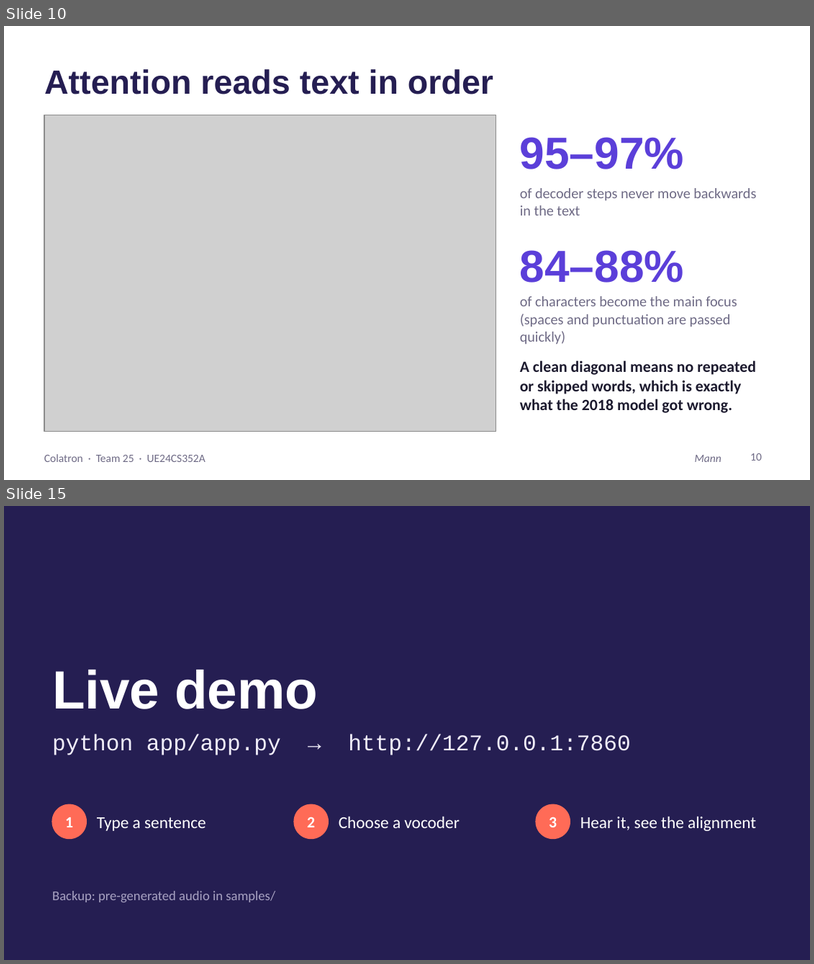
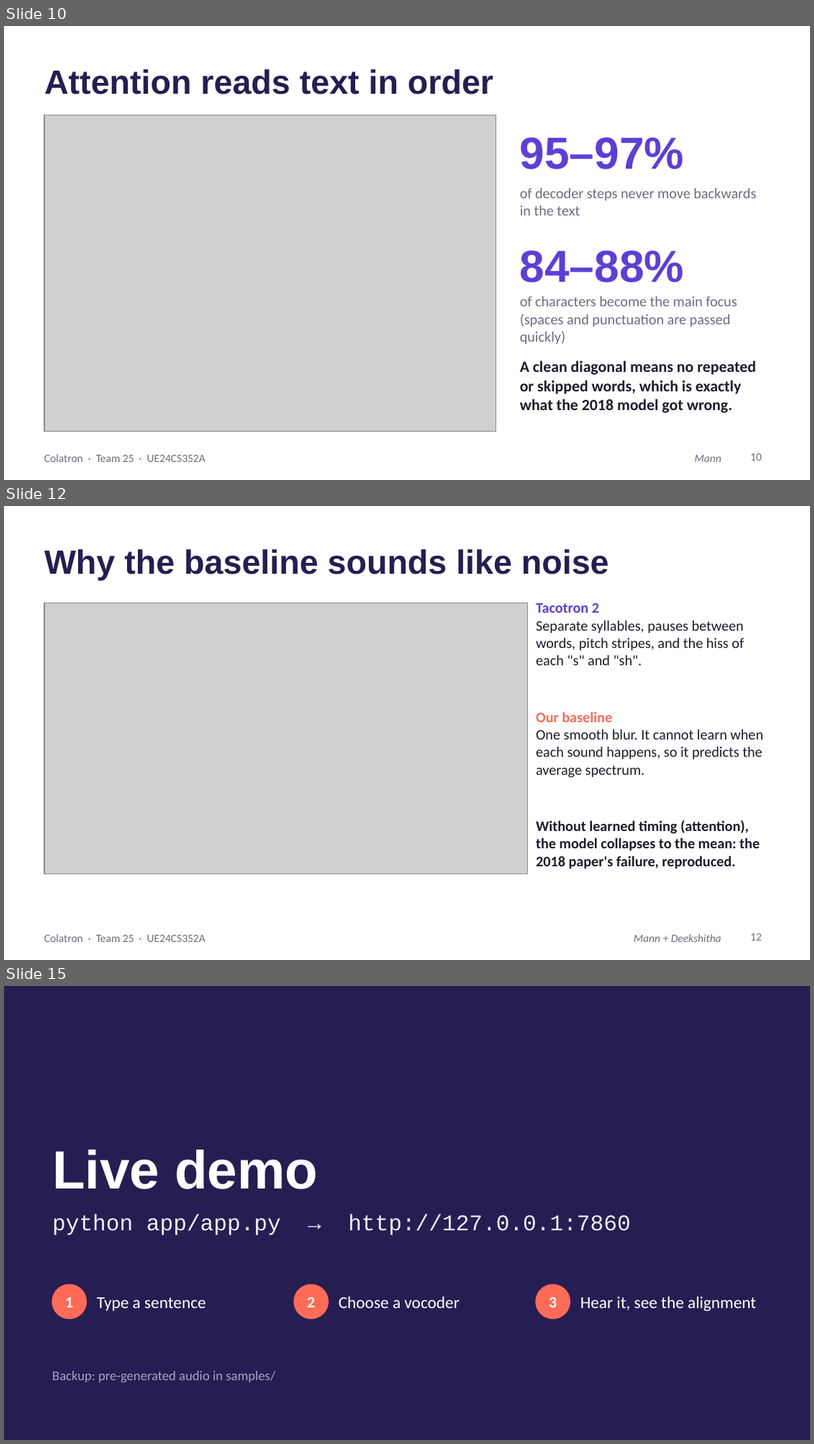
Before and after one commit to Mann0801/colatron-tts, a slide deck: report/Colatron_Slides.pptx. Shown one above the other, each under a label of ours: slides 10 and 15 before the commit, slides 10, 12 and 15 after it; the slides between them are not shown. The pictures are 814x964 and 814x1444 pixels, drawn with LibreOffice and Linux fonts; fonts in the diff are those of the drawing; grey boxes stand for pictures. Boxes give left, top, right and bottom in pixels: in the first picture for what was removed or moved away, otherwise in the second. Text is boxed around its words. In the diff, an @@ line names an element or a change of style, - is before the commit and + after.

Commit message:
Drop unverified MOS results; add baseline vs main mel comparison

```diff
--- a/report/Colatron_Slides.pptx
+++ b/report/Colatron_Slides.pptx
@@ slide 12 added at bbox=[4, 506, 810, 960], background #FFFFFF; not listed: 1 template element that a slide beside it also shows @@
@@ title added at bbox=[44, 549, 610, 580], 30 pt, text #251E52, bold @@
+Why the baseline sounds like noise
@@ picture added at bbox=[44, 602, 528, 874] @@
@@ text added at bbox=[536, 602, 744, 665], 13 pt, text #1C1A2E @@
+Tacotron 2
+Separate syllables, pauses between words, pitch stripes, and the hiss of each "s" and "sh".
@@ text added at bbox=[536, 712, 764, 777], 13 pt, text #1C1A2E @@
+Our baseline
+One smooth blur. It cannot learn when each sound happens, so it predicts the average spectrum.
@@ text added at bbox=[536, 820, 760, 868], 13 pt, text #1C1A2E, bold @@
+Without learned timing (attention), the model collapses to the mean: the 2018 paper's failure, reproduced.
@@ text added at bbox=[634, 934, 722, 942], 10 pt, text #6E6A85, italic @@
+Mann + Deekshitha
@@ page number added at bbox=[751, 933, 762, 940], 10 pt, text #6E6A85 @@
+12
```
Also in this commit, not shown: 3 slides changed, 1 slide removed, 5 other files.
